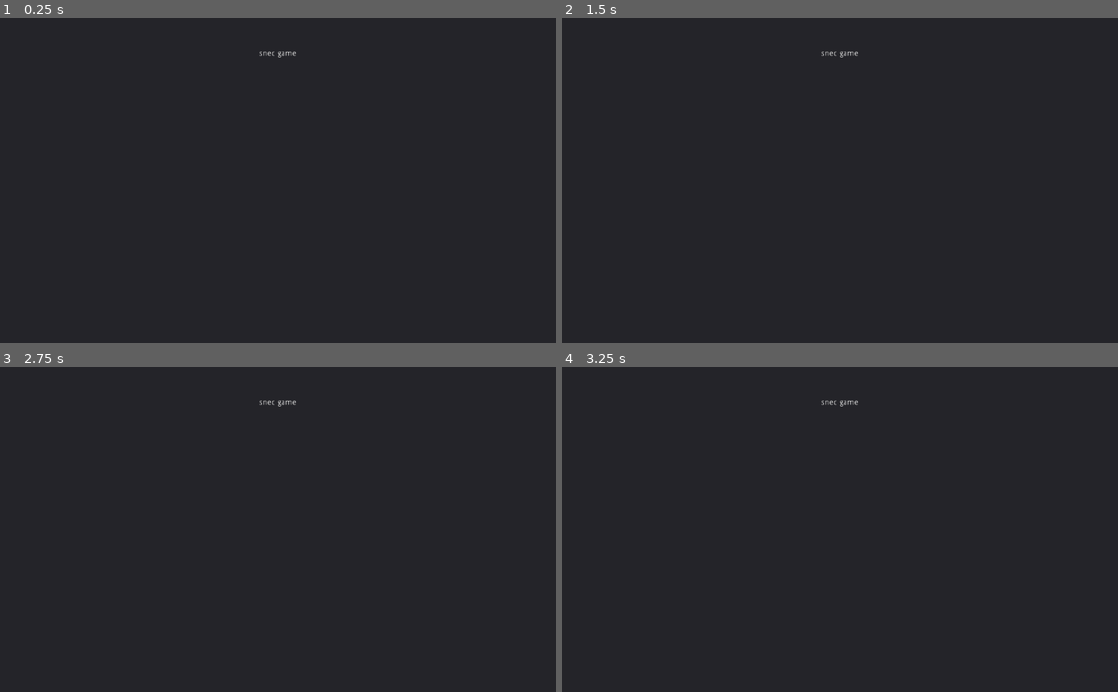
Above: before the commit, frames 1-4 (two rows, left to right).
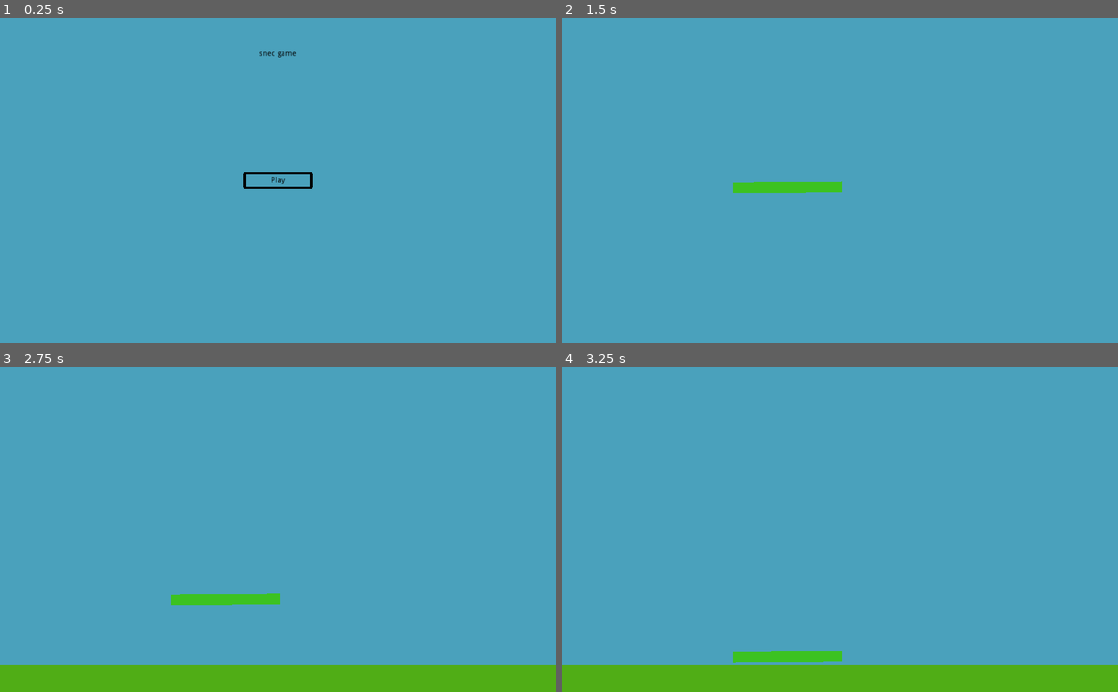
Above: after the commit, the same moments.

Repository: taylorhansen/snek-game
Game: Godot game, scene res://menus/MainMenu.tscn
Two runs of this game, one before a commit and one after it. Both use one fixed random seed, a clock stepped at 60 frames per second and the inputs below. This scene is started directly instead of the project's main scene.
Inputs (mouse positions are in pixels of both pictures, inside the frame that each line leads up to):
- Up to frame 1 (0.25 s): no input
- Up to frame 2 (1.5 s): click (840, 180) at 0.5 s, where only the run after the commit has a clickable "Play"; tap Enter at 1.25 s; hold Right (head_right) from 1.28 s (still down); hold Up (head_grip) from 1.28 s (still down)
- Up to frame 3 (2.75 s): release Right (head_right) at 2.03 s; release Up (head_grip) at 2.03 s; hold Left (head_left) from 2.03 s (still down); tap W (tail_grip) at 2.1 s
- Up to frame 4 (3.25 s): release Left (head_left) at 2.78 s; hold Right (head_right) from 2.78 s (still down); hold Up (head_grip) from 2.78 s (still down)

The runs differ from the first frame. In frame 1, 100% of the frame differs, in the area x 0-100%, y 0-100%; in frame 2, 100%; in frame 3, 100%; in frame 4, 100%.

Commit message:
Implement main menu and basic theme

Diff:
--- /dev/null
+++ b/menus/MainMenu.gd
@@ -0,0 +1,4 @@
+extends Control
+
+func _on_Play_pressed():
+    Global.goto_scene(preload("res://world/World.tscn"))
--- a/menus/MainMenu.tscn
+++ b/menus/MainMenu.tscn
@@ -1,19 +1,36 @@
-[gd_scene format=2]
+[gd_scene load_steps=3 format=2]
+
+[ext_resource path="res://menus/MainMenu.gd" type="Script" id=1]
+[ext_resource path="res://menus/theme.tres" type="Theme" id=2]
 
 [node name="MainMenu" type="Control"]
 anchor_right = 1.0
 anchor_bottom = 1.0
+script = ExtResource( 1 )
 
-[node name="Panel" type="Panel" parent="."]
-margin_right = 1024.0
-margin_bottom = 600.0
-
-[node name="Label" type="Label" parent="Panel"]
+[node name="Label" type="Label" parent="."]
 anchor_left = 0.5
 anchor_right = 0.5
 margin_left = -211.0
 margin_right = 211.0
 margin_bottom = 132.0
+custom_colors/font_color = Color( 0, 0, 0, 1 )
 text = "snec game"
 align = 1
 valign = 1
+
+[node name="Play" type="Button" parent="."]
+anchor_left = 0.5
+anchor_top = 0.5
+anchor_right = 0.5
+anchor_bottom = 0.5
+margin_left = -64.0
+margin_top = -16.0
+margin_right = 64.0
+margin_bottom = 16.0
+focus_mode = 0
+theme = ExtResource( 2 )
+shortcut_in_tooltip = false
+enabled_focus_mode = 0
+text = "Play"
+[connection signal="pressed" from="Play" to="." method="_on_Play_pressed"]
--- /dev/null
+++ b/menus/button_hover.tres
@@ -0,0 +1,14 @@
+[gd_resource type="StyleBoxFlat" format=2]
+
+[resource]
+bg_color = Color( 0.294118, 0.635294, 0.741176, 1 )
+border_width_left = 5
+border_width_top = 5
+border_width_right = 5
+border_width_bottom = 5
+border_color = Color( 1, 1, 1, 1 )
+corner_radius_top_left = 5
+corner_radius_top_right = 5
+corner_radius_bottom_right = 5
+corner_radius_bottom_left = 5
+anti_aliasing = false
--- /dev/null
+++ b/menus/button_normal.tres
@@ -0,0 +1,14 @@
+[gd_resource type="StyleBoxFlat" format=2]
+
+[resource]
+bg_color = Color( 0.294118, 0.635294, 0.741176, 1 )
+border_width_left = 5
+border_width_top = 5
+border_width_right = 5
+border_width_bottom = 5
+border_color = Color( 0, 0, 0, 1 )
+corner_radius_top_left = 5
+corner_radius_top_right = 5
+corner_radius_bottom_right = 5
+corner_radius_bottom_left = 5
+anti_aliasing = false
--- /dev/null
+++ b/menus/button_pressed.tres
@@ -0,0 +1,14 @@
+[gd_resource type="StyleBoxFlat" format=2]
+
+[resource]
+bg_color = Color( 1, 1, 1, 1 )
+border_width_left = 5
+border_width_top = 5
+border_width_right = 5
+border_width_bottom = 5
+border_color = Color( 0, 0, 0, 1 )
+corner_radius_top_left = 5
+corner_radius_top_right = 5
+corner_radius_bottom_right = 5
+corner_radius_bottom_left = 5
+anti_aliasing = false
--- /dev/null
+++ b/menus/theme.tres
@@ -0,0 +1,18 @@
+[gd_resource type="Theme" load_steps=4 format=2]
+
+[ext_resource path="res://menus/button_normal.tres" type="StyleBox" id=1]
+[ext_resource path="res://menus/button_hover.tres" type="StyleBox" id=2]
+[ext_resource path="res://menus/button_pressed.tres" type="StyleBox" id=3]
+
+[resource]
+Button/colors/font_color = Color( 0, 0, 0, 1 )
+Button/colors/font_color_disabled = Color( 0, 0, 0, 0.2 )
+Button/colors/font_color_hover = Color( 0, 0, 0, 1 )
+Button/colors/font_color_pressed = Color( 0, 0, 0, 1 )
+Button/constants/hseparation = 2
+Button/fonts/font = null
+Button/styles/disabled = ExtResource( 1 )
+Button/styles/focus = null
+Button/styles/hover = ExtResource( 2 )
+Button/styles/normal = ExtResource( 1 )
+Button/styles/pressed = ExtResource( 3 )
